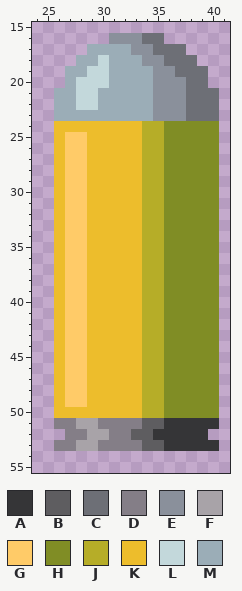
Edited in one commit: pixel-art sprite (Sprites/pistol_bullet_icon.png). The picture above was drawn from the file before the commit.
The file is 64x64 pixels. Shown: x 24..41, y 15..55.
Palette (. is transparent): A #353537  B #5e5d60  C #6d6f76  D #847e87  E #8a909b  F #a8a3a8  G #ffcb68  H #808d25  J #b6ad28  K #edbd2c  L #c3d8db  M #9badb7
Pixels before, first column x 26:
16 .....EEECC.....
17 ...MMMMEECCC...
18 ..MMLMMMEECCC..
19 .MMLLMMMMEECCC.
20 .MLLLMMMMEEECC.
21 MMLLMMMMMEEECCC
22 MMLLMMMMMEEECCC
23 MMMMMMMMMEEECCC
24 KKKKKKKKJJHHHHH
25 KGGKKKKKJJHHHHH
26 KGGKKKKKJJHHHHH
27 KGGKKKKKJJHHHHH
28 KGGKKKKKJJHHHHH
29 KGGKKKKKJJHHHHH
30 KGGKKKKKJJHHHHH
31 KGGKKKKKJJHHHHH
32 KGGKKKKKJJHHHHH
33 KGGKKKKKJJHHHHH
34 KGGKKKKKJJHHHHH
35 KGGKKKKKJJHHHHH
36 KGGKKKKKJJHHHHH
37 KGGKKKKKJJHHHHH
38 KGGKKKKKJJHHHHH
39 KGGKKKKKJJHHHHH
40 KGGKKKKKJJHHHHH
41 KGGKKKKKJJHHHHH
42 KGGKKKKKJJHHHHH
43 KGGKKKKKJJHHHHH
44 KGGKKKKKJJHHHHH
45 KGGKKKKKJJHHHHH
46 KGGKKKKKJJHHHHH
47 KGGKKKKKJJHHHHH
48 KGGKKKKKJJHHHHH
49 KGGKKKKKJJHHHHH
50 KKKKKKKKJJHHHHH
51 DDFFDDDDBBAAAAA
52 .DDFFDDBBAAAAA.
53 DDFFDDDDBBAAAAA
New version:
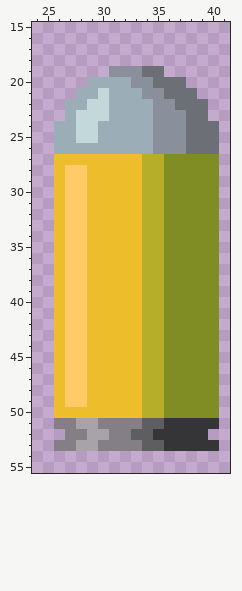
What changed:
Changed rows in their new state; - is an unchanged pixel.
first column x 26:
16 -----.....-----
17 ---.........---
18 --...........--
19 -....EEECC....-
20 -..MM--EECCC..-
21 ..MML---E-CC-..
22 .-M-L------C--.
23 .-LLL---------.
24 MMLLMMMMMEEECCC
25 MMLLMMMMMEEECCC
26 MMMMMMMMMEEECCC
27 -KK------------
Pixel boxes of the changes (left, top, right, bottom) in both pictures:
changed: (54, 33, 219, 165)
